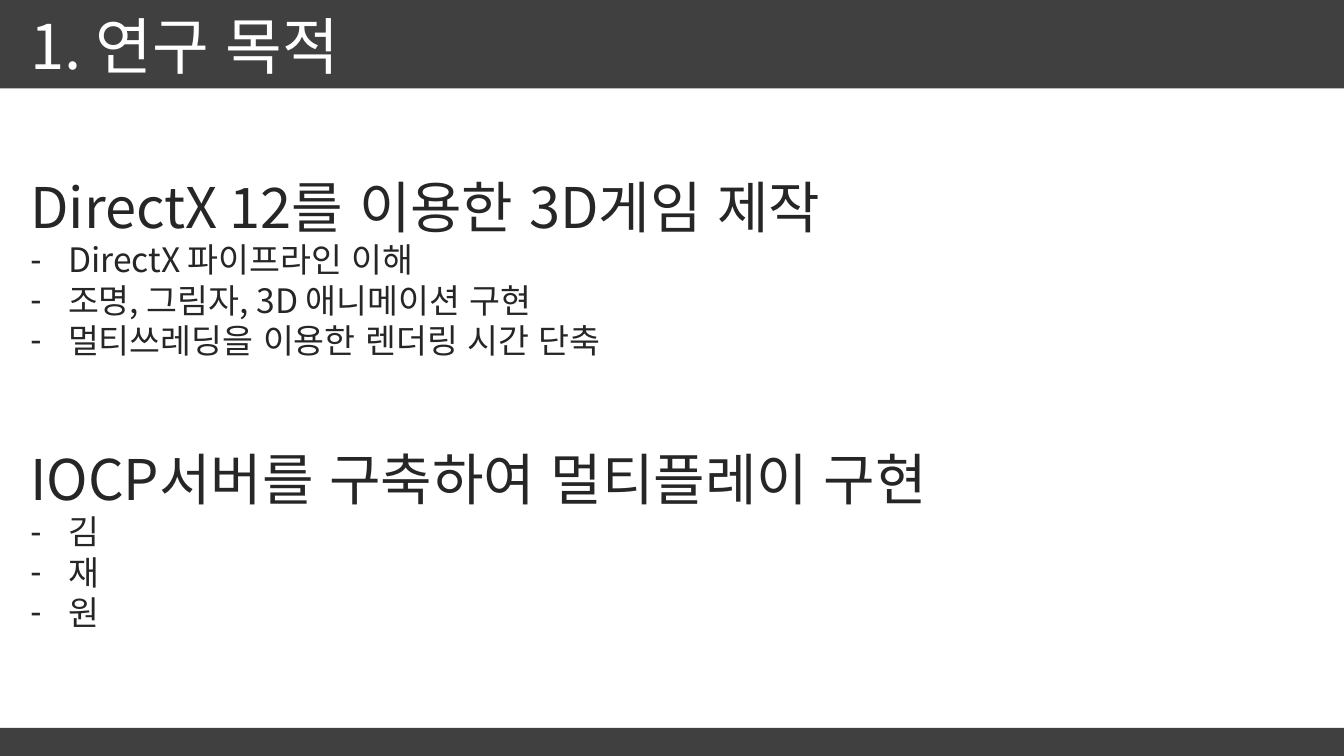
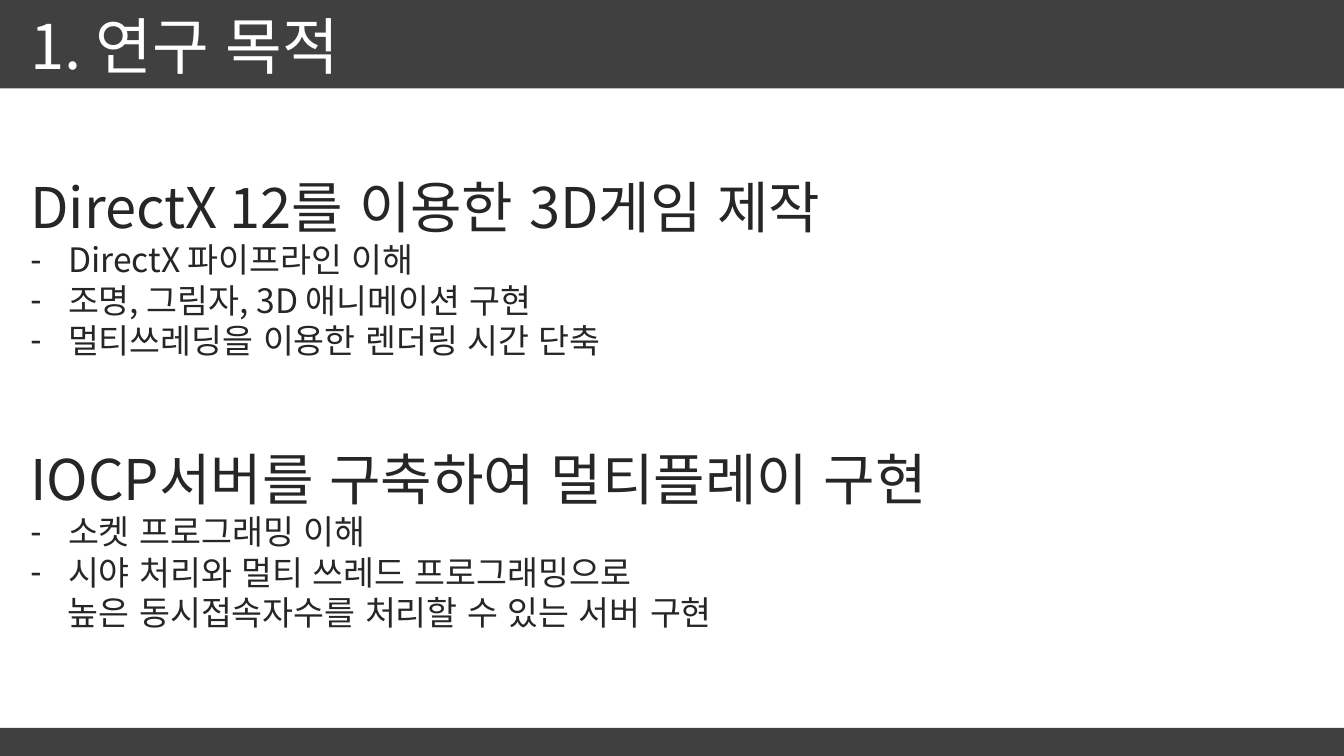
Before and after one commit to LaivY/HelloPlanet, a slide deck: slide 3 of 기획/종합설계기획 제안서.pptx. Drawn at 1344x756 pixels with LibreOffice and Linux fonts; fonts in the diff are those of the drawing. Boxes give left, top, right and bottom in pixels: in the first picture for what was removed or moved away, otherwise in the second. Text is boxed around its words. In the diff, an @@ line names an element or a change of style, - is before the commit and + after.

```diff
--- a/기획/종합설계기획 제안서.pptx
+++ b/기획/종합설계기획 제안서.pptx
@@ text at (68, 516, 712, 628): text changed @@
-– 김
-– 재
-– 원
+– 소켓 프로그래밍 이해
+– 시야 처리와 멀티 쓰레드 프로그래밍으로
+높은 동시접속자수를 처리할 수 있는 서버 구현
```
Also in this commit, not shown: 1 other slide changed.
